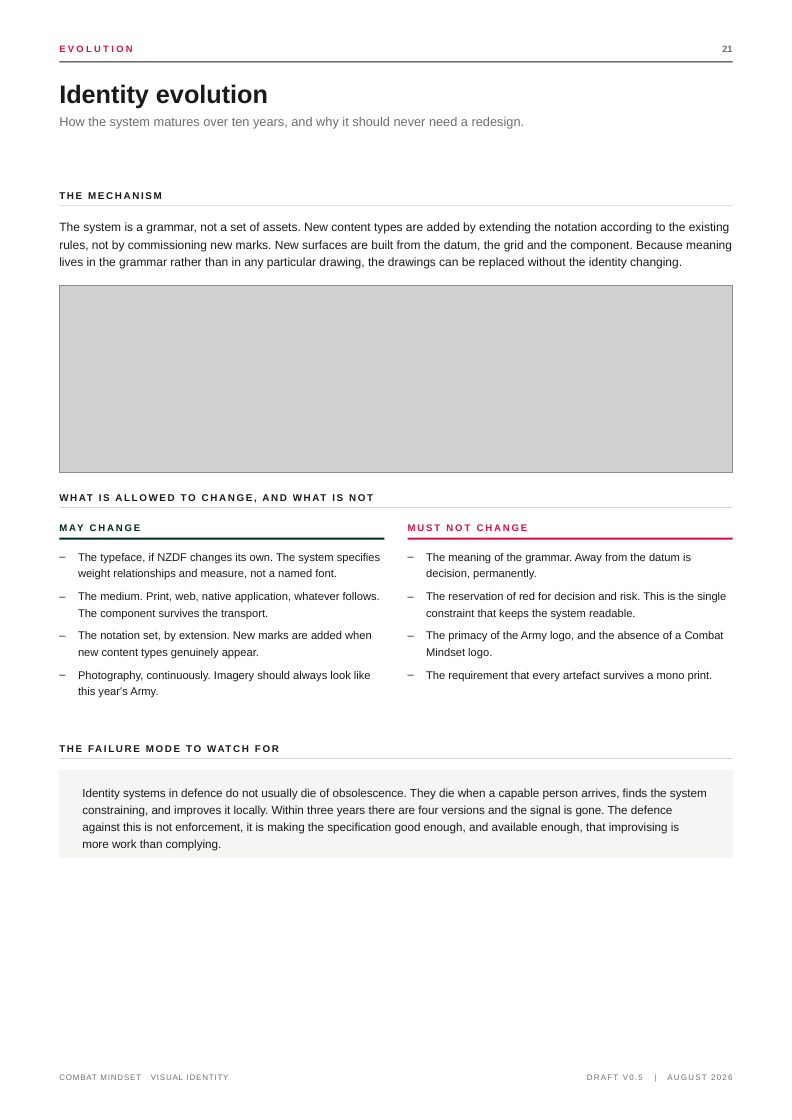
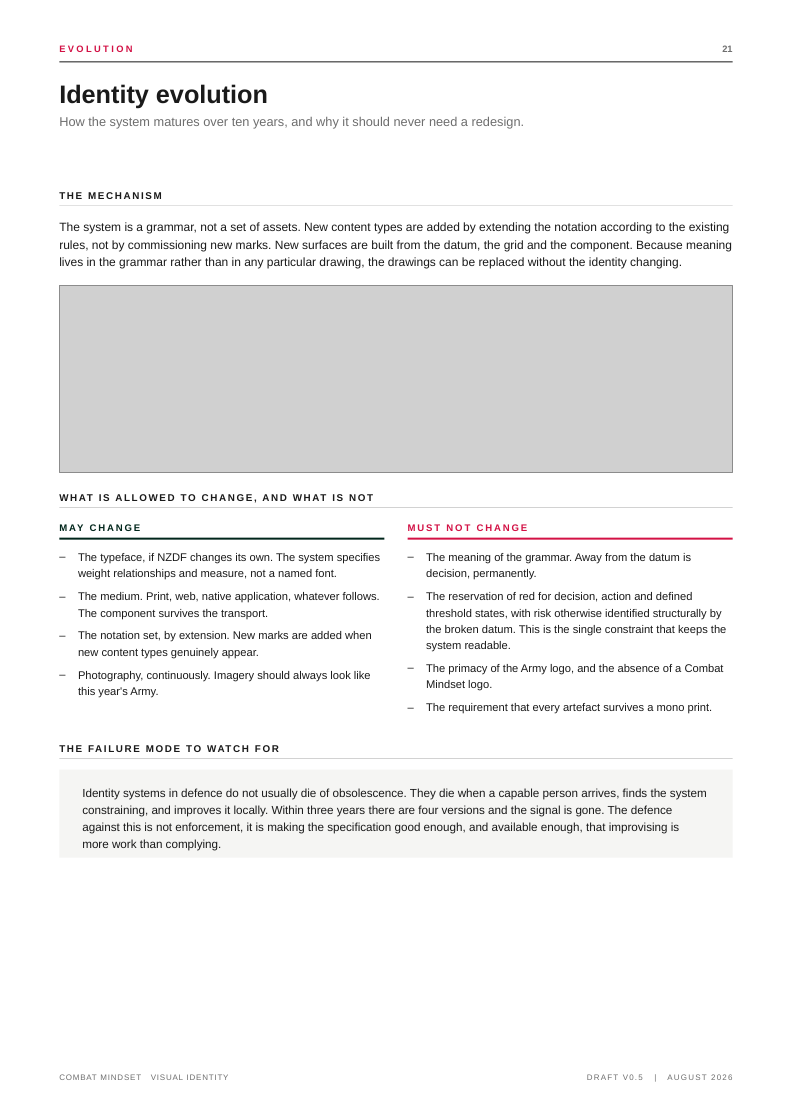
Before and after one commit to TacEdge/PUP, a slide deck: slide 21 of output/combat-mindset-identity-system.pptx. Drawn at 792x1120 pixels with LibreOffice and Linux fonts; fonts in the diff are those of the drawing; grey boxes stand for pictures. Boxes give left, top, right and bottom in pixels: in the first picture for what was removed or moved away, otherwise in the second. Text is boxed around its words. In the diff, an @@ line names an element or a change of style, - is before the commit and + after.

```diff
--- a/output/combat-mindset-identity-system.pptx
+++ b/output/combat-mindset-identity-system.pptx
@@ text at <box>426,592,726,652</box>: text changed @@
-– The reservation of red for decision and risk. This is the single constraint that keeps the system readable.
+– The reservation of red for decision, action and defined threshold states, with risk otherwise identified structurally by the broken datum. This is the single constraint that keeps the system readable.
```
Also in this commit, not shown: 2 other files.
